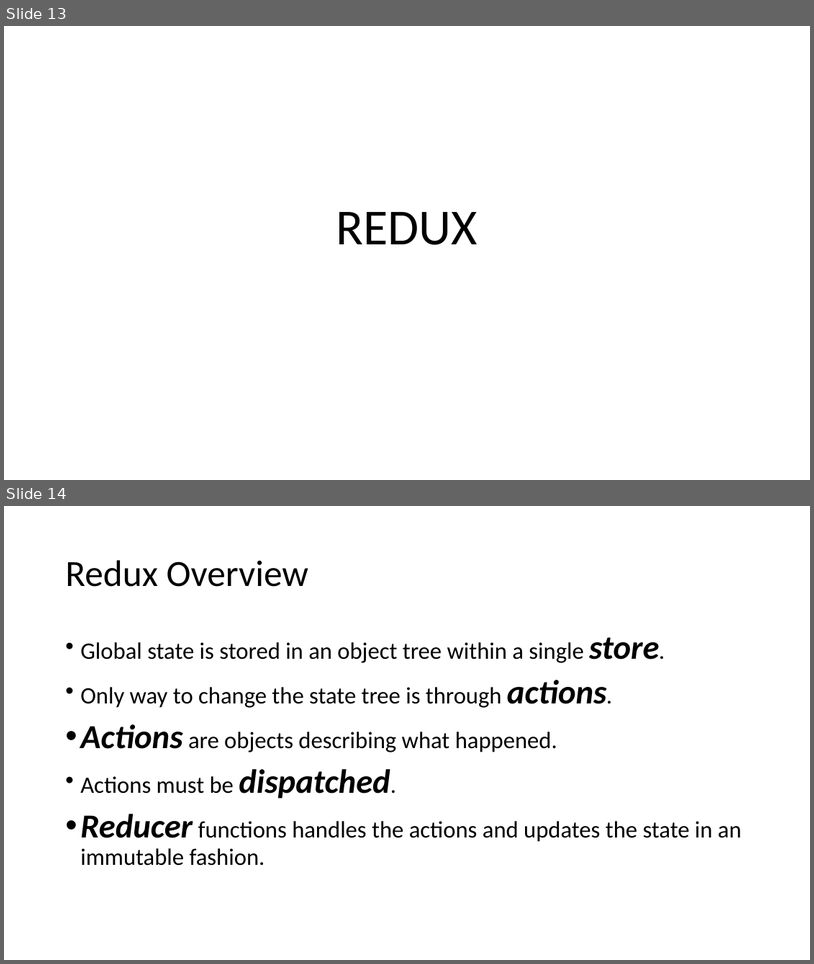
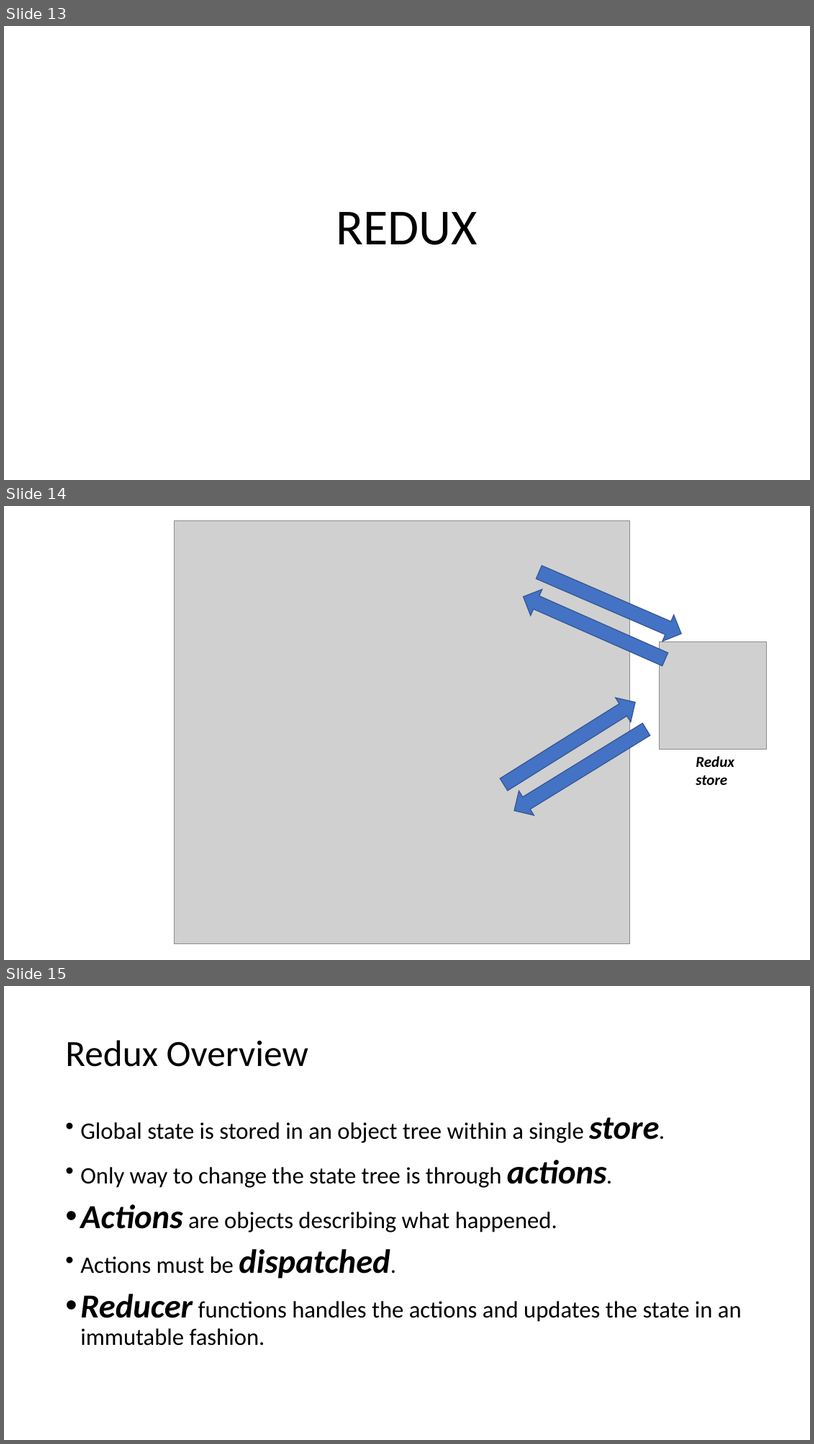
Before and after one commit to omegapointnorge/itv-kurs, a slide deck: bootcamp/web/redux/presentation/redux.pptx. Shown one above the other, each under a label of ours: slides 13 and 14 before the commit, slides 13, 14 and 15 after it. The pictures are 814x964 and 814x1444 pixels, drawn with LibreOffice and Linux fonts; fonts in the diff are those of the drawing; grey boxes stand for pictures. Boxes give left, top, right and bottom in pixels: in the first picture for what was removed or moved away, otherwise in the second. Text is boxed around its words. In the diff, an @@ line names an element or a change of style, - is before the commit and + after.

Commit message:
feat(Redux): Update to pptx

```diff
--- a/bootcamp/web/redux/presentation/redux.pptx
+++ b/bootcamp/web/redux/presentation/redux.pptx
@@ slide 14 added at (x1=4, y1=506, x2=810, y2=960), background #FFFFFF @@
@@ picture added at (x1=175, y1=520, x2=630, y2=943) @@
@@ right arrow added at (x1=533, y1=559, x2=687, y2=646), fill #4472C4, outline #325491 1 pt @@
@@ right arrow added at (x1=518, y1=584, x2=671, y2=672), fill #4472C4, outline #325491 1 pt @@
@@ picture added at (x1=659, y1=641, x2=767, y2=749) @@
@@ right arrow added at (x1=496, y1=690, x2=643, y2=796), fill #4472C4, outline #325491 1 pt @@
@@ right arrow added at (x1=507, y1=717, x2=654, y2=822), fill #4472C4, outline #325491 1 pt @@
@@ text added at (x1=696, y1=756, x2=735, y2=785), 18 pt, text #000000, bold, italic @@
+Redux
+store
@@ what was slide 14 is now slide 15 @@
```
Also in this commit, not shown: 1 other slide added, 1 other file.
